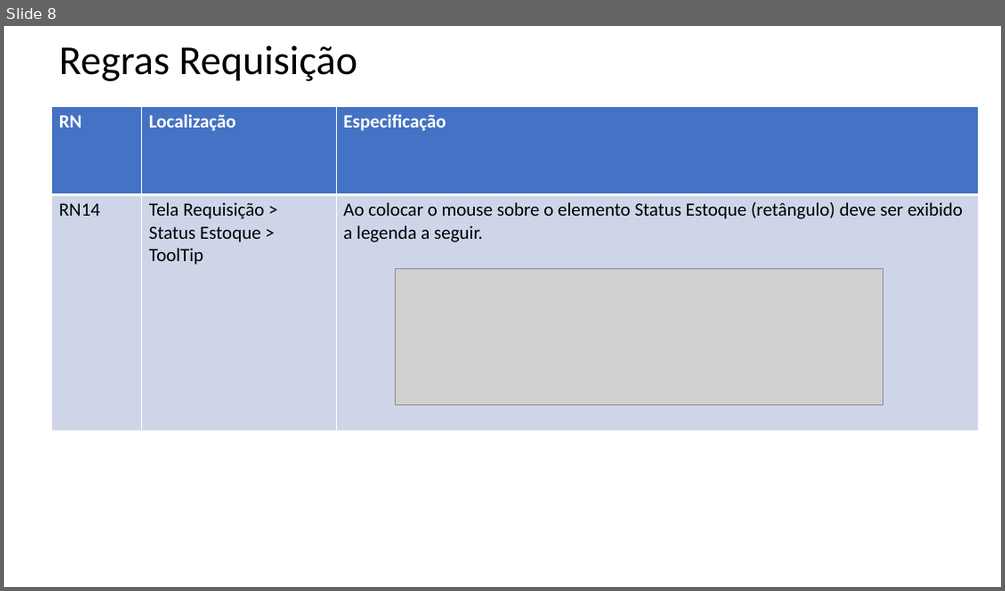
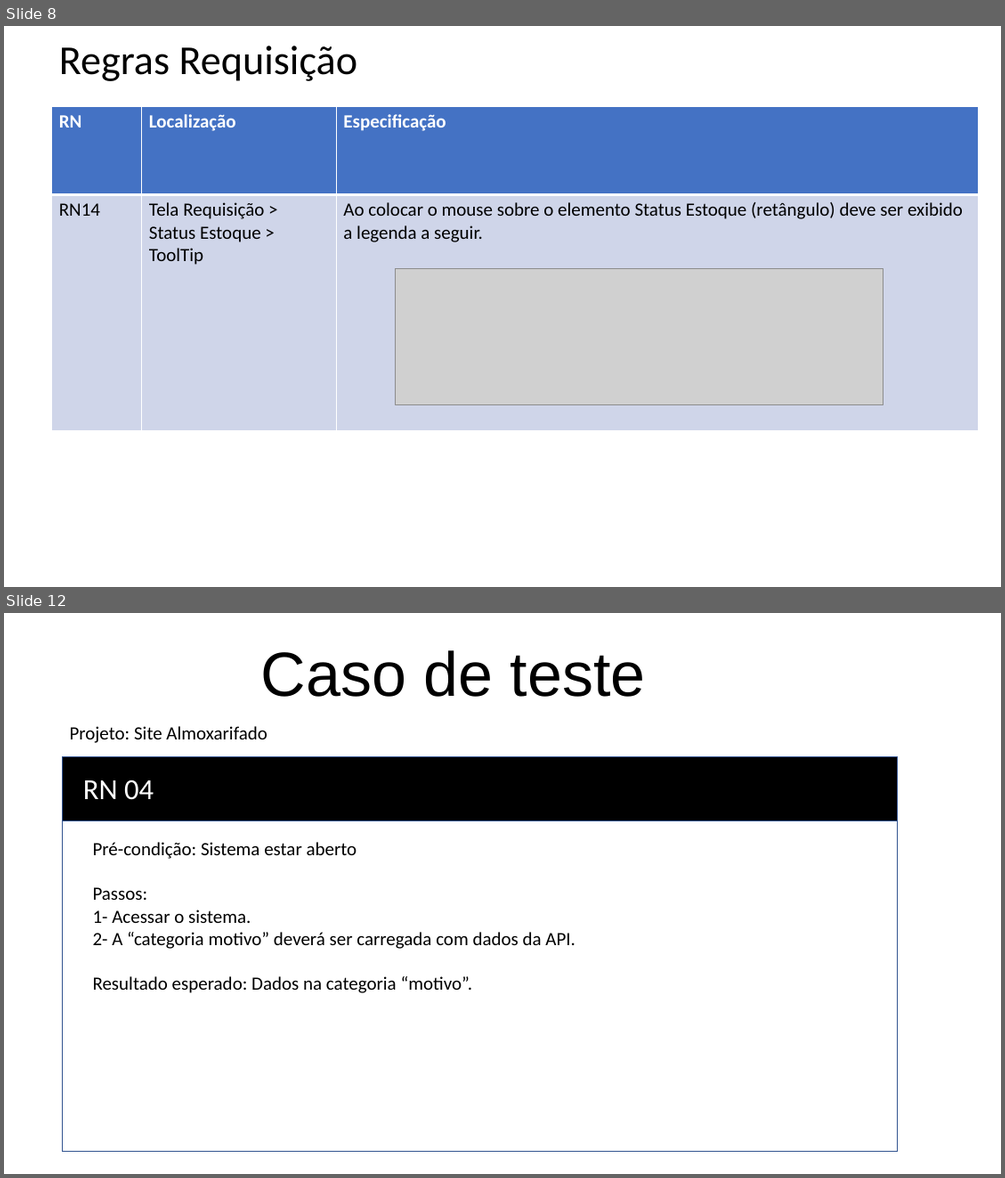
Before and after one commit to RaissaBarbs/Almoxarifado, a slide deck: RegrasNegocio/RN_Requisitos.pptx. Shown one above the other, each under a label of ours: slide 8 before the commit, slides 8 and 12 after it; the slides between them are not shown. The pictures are 1005x591 and 1005x1178 pixels, drawn with LibreOffice and Linux fonts; fonts in the diff are those of the drawing; grey boxes stand for pictures. Boxes give left, top, right and bottom in pixels: in the first picture for what was removed or moved away, otherwise in the second. Text is boxed around its words. In the diff, an @@ line names an element or a change of style, - is before the commit and + after.

```diff
--- a/RegrasNegocio/RN_Requisitos.pptx
+++ b/RegrasNegocio/RN_Requisitos.pptx
@@ slide 12 added at <box>4,613,1001,1174</box>, background #FFFFFF @@
@@ title added at <box>261,650,646,697</box>, 60 pt, text #000000 @@
+Caso de teste
@@ text added at <box>70,726,267,743</box>, 18 pt, text #000000 @@
+Projeto: Site Almoxarifado
@@ rectangle added at <box>63,756,898,1151</box>, fill #FFFFFF, outline #325491 1 pt @@
@@ rectangle added at <box>63,756,898,821</box>, fill #000000, outline #325491 1 pt @@
@@ text added at <box>83,779,154,800</box>, 28 pt, text #FFFFFF @@
+RN 04
@@ text added at <box>93,842,575,993</box>, 18 pt, text #000000 @@
+Pré-condição: Sistema estar aberto
+Passos:
+1- Acessar o sistema.
+2- A “categoria motivo” deverá ser carregada com dados da API.
+Resultado esperado: Dados na categoria “motivo”.
```
Also in this commit, not shown: 1 slide changed, 5 other slides added.
